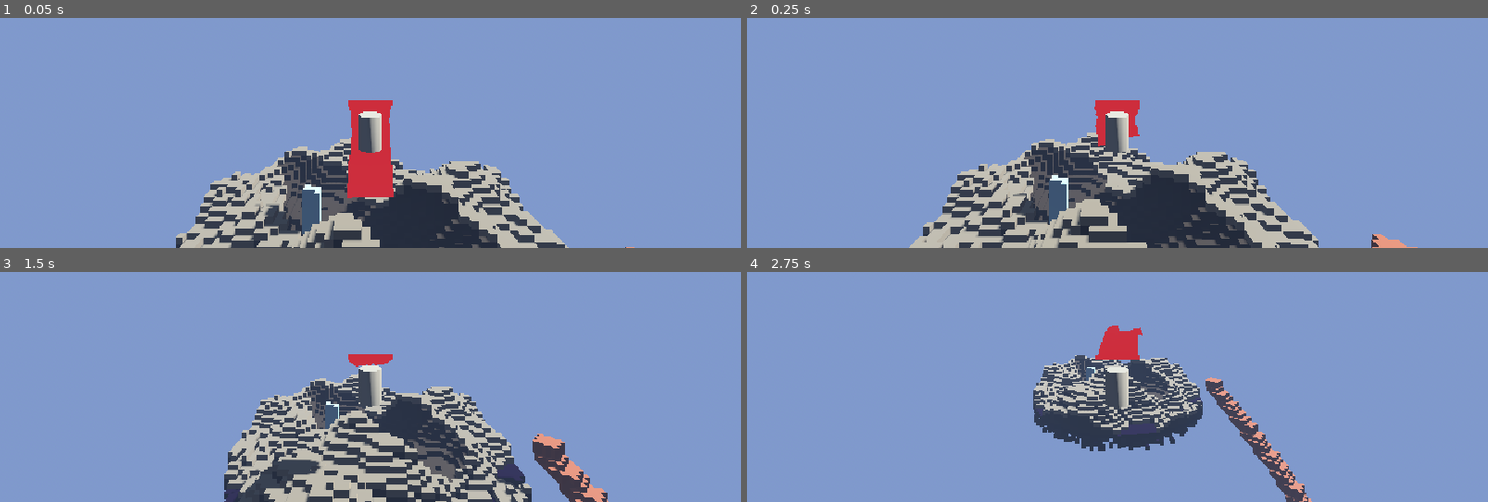
Above: before the commit, frames 1-4 (two rows, left to right).
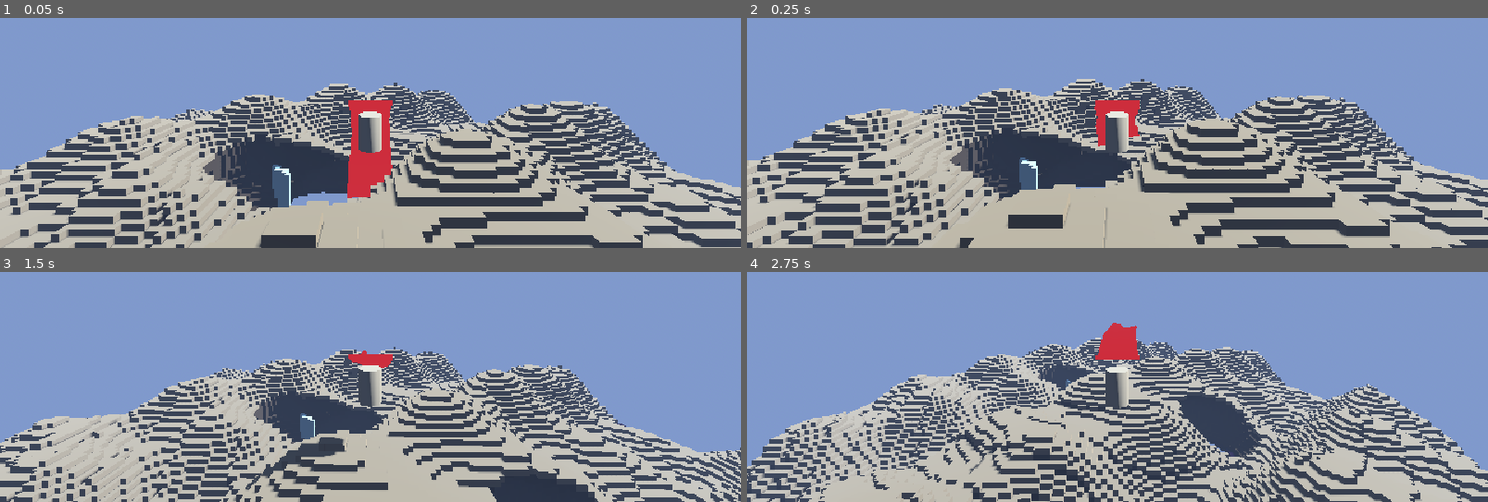
Above: after the commit, the same moments.

Repository: ahmadmuteen64-droid/Ashfall
Game: Godot game, scene res://scenes/world/main.tscn
Two runs of this game, one before a commit and one after it. Both use one fixed random seed, a clock stepped at 60 frames per second and the inputs below.
Inputs (mouse positions are in pixels of both pictures, inside the frame that each line leads up to):
- Up to frame 1 (0.05 s): no input
- Up to frame 2 (0.25 s): no input
- Up to frame 3 (1.5 s): tap Enter at 0.5 s; move the mouse to (407, 292) at 0.52 s; hold E (interact) 0.53-1.28 s; hold S (move_forward) from 0.53 s (still down); click (407, 292) at 0.67 s; tap Space (jump) at 0.77 s; move the mouse to (333, 295) at 1.27 s; tap E (interact) at 1.35 s
- Up to frame 4 (2.75 s): keep holding S (move_forward); tap Space (jump) at 1.52 s; move the mouse to (1132, 285) at 2.02 s; hold J (journal) from 2.03 s (still down); tap E (interact) at 2.3 s

The runs differ from the first frame. In frame 1, 48% of the frame differs, in the area x 0-100%, y 28-100%; in frame 2, 50%, in the area x 0-100%, y 26-100%; in frame 3, 39%; in frame 4, 47%.

Commit message:
feat: 3-4x biome scaling — large islands with proper player-scale proportions
- World expanded: 10x12x10 chunks (64x77x64 world units)
- Island radii: 70-110 voxels (14-22 world units) — proper biome scale
- 12 giant trees with thick 5x5 trunks, large 19x19 canopies
- Dirty-chunk tracking: _set_voxel marks chunks, _rebuild_all only processes occupied chunks
- 145 interactables across all biomes
- All Y coordinates shifted into valid chunk range (cy 0-11)
- Player spawns on Ember Isle surface

Co-Authored-By: Claude <noreply@anthropic.com>

Diff:
--- a/scenes/world/main.tscn
+++ b/scenes/world/main.tscn
@@ -45,7 +45,7 @@
 shadow_enabled = true
 
 [node name="Player" parent="." unique_id=153334260 instance=ExtResource("2_player")]
-transform = Transform3D(1, 0, 0, 0, 1, 0, 0, 0, 1, 8, 36, 8)
+transform = Transform3D(1, 0, 0, 0, 1, 0, 0, 0, 1, 16, 68, 16)
 
 [node name="InteractionSensor" type="Area3D" parent="Player" unique_id=491842941]
 script = ExtResource("4_sensor")
--- a/scripts/systems/voxel_world.gd
+++ b/scripts/systems/voxel_world.gd
@@ -1,6 +1,6 @@
 class_name VoxelWorld
 extends Node3D
-## Sky Island world generator — 5 floating biomes, caves, giant trees, bridges, waterfalls.
+## Sky Island world - 5 massive floating biomes, scaled to the player.
 
 const CHUNK_SIZE: int = 32
 const VOXEL_SIZE: float = 0.2
@@ -12,10 +12,11 @@
 var type_table: Array = []
 var _chunks: Array = []
 var _interactables_spawned: bool = false
-
-@export var chunks_x: int = 8
-@export var chunks_y: int = 8
-@export var chunks_z: int = 8
+var _dirty: Dictionary = {}
+
+@export var chunks_x: int = 10
+@export var chunks_y: int = 12
+@export var chunks_z: int = 10
 
 
 func _ready() -> void:
@@ -30,7 +31,6 @@
 	_create_floor()
 	_rebuild_all()
 	set_process(true)
-	print("VOXEL_WORLD_READY")
 
 
 func _process(_delta: float) -> void:
@@ -143,7 +143,10 @@
 	var cy: int = vy / CHUNK_SIZE
 	var cz: int = vz / CHUNK_SIZE
 	var c: VoxelChunk = _chunk_at(cx, cy, cz)
-	if c: c.set_voxel(vx - cx * CHUNK_SIZE, vy - cy * CHUNK_SIZE, vz - cz * CHUNK_SIZE, type_id)
+	if c:
+		c.set_voxel(vx - cx * CHUNK_SIZE, vy - cy * CHUNK_SIZE, vz - cz * CHUNK_SIZE, type_id)
+		var k: String = str(cx) + "," + str(cy) + "," + str(cz)
+		_dirty[k] = true
 
 
 func _create_floor() -> void:
@@ -161,12 +164,10 @@
 
 
 func _rebuild_all() -> void:
-	for cx in range(chunks_x):
-		for cy in range(chunks_y):
-			for cz in range(chunks_z):
-				var c: VoxelChunk = _chunk_at(cx, cy, cz)
-				if c and c.grid.count(0) < c.grid.size():
-					c.rebuild()
+	for k in _dirty:
+		var p: PackedStringArray = k.split(",")
+		var c: VoxelChunk = _chunk_at(int(p[0]), int(p[1]), int(p[2]))
+		if c: c.rebuild()
 
 
 func _get_voxel_raw(vx: int, vy: int, vz: int) -> int:
@@ -176,14 +177,12 @@
 	return 0
 
 
-## ═══════════════ Sky Islands ═══════════════
-
 func _build_sky_islands() -> void:
-	_build_island(40, 160, 40, 28, 10, "volcanic", ["obsidian","volcanic","stone"])
-	_build_island(120, 100, 120, 36, 14, "forest", ["stone","dirt","stone"])
-	_build_island(80, 72, 160, 24, 8, "crystal", ["stone","obsidian","crystal"])
-	_build_island(160, 48, 80, 24, 8, "ruins", ["ruined_stone","brick","stone"])
-	_build_island(200, 28, 200, 20, 6, "desert", ["sand","gravel","sand"])
+	_build_island(80, 316, 80, 90, 16, "volcanic", ["obsidian","volcanic","stone"])
+	_build_island(250, 196, 250, 110, 22, "forest", ["stone","dirt","stone"])
+	_build_island(160, 126, 360, 80, 14, "crystal", ["stone","obsidian","crystal"])
+	_build_island(380, 66, 160, 80, 12, "ruins", ["ruined_stone","brick","stone"])
+	_build_island(420, 16, 420, 70, 10, "desert", ["sand","gravel","sand"])
 
 
 func _build_island(cx: int, base_y: int, cz: int, radius: int, height: int, _biome: String, layers: Array) -> void:
@@ -195,7 +194,7 @@
 			var edge_factor: float = dist2 / r2
 			var max_h: int = int(float(height) * (1.0 - edge_factor * 0.6))
 			if max_h < 2: max_h = 2
-			max_h += int(round(sin(float(dx) * 0.3) * cos(float(dz) * 0.4) * 2.0 + sin(float(dx + dz) * 0.15) * 3.0))
+			max_h += int(round(sin(float(dx) * 0.15) * cos(float(dz) * 0.2) * 4.0 + sin(float(dx + dz) * 0.08) * 6.0))
 			if max_h < 1: max_h = 1
 			for dy in range(0, max_h):
 				var vy: int = base_y + dy
@@ -205,16 +204,18 @@
 				elif dy == max_h - 1: mat = layers[2]
 				_set_voxel(cx + dx, vy, cz + dz, get_type_id(mat))
 			if edge_factor > 0.5 and max_h < height - 1:
-				for udy in range(-3, 0):
+				for udy in range(-5, 0):
 					var uvy: int = base_y + udy
-					if uvy >= 0 and randf() < 0.3:
+					if uvy >= 0 and randf() < 0.25:
 						_set_voxel(cx + dx, uvy, cz + dz, get_type_id(layers[0]))
 
 
 func _carve_caves() -> void:
-	_carve_hollow(80, 80, 160, 10)
-	_carve_tunnel(25, 170, 25, 55, 170, 55, 6)
-	_carve_tunnel(150, 55, 70, 170, 55, 90, 5)
+	_carve_hollow(160, 131, 360, 18)
+	_carve_hollow(250, 201, 250, 12)
+	_carve_tunnel(55, 321, 55, 110, 321, 100, 8)
+	_carve_tunnel(350, 71, 130, 400, 71, 180, 8)
+	_carve_tunnel(230, 201, 230, 280, 201, 280, 7)
 
 
 func _carve_hollow(center_x: int, center_y: int, center_z: int, radius: int) -> void:
@@ -227,12 +228,12 @@
 
 
 func _carve_tunnel(x1: int, y1: int, z1: int, x2: int, y2: int, z2: int, radius: int) -> void:
-	var steps: int = 40; var r2: float = float(radius * radius)
+	var steps: int = 60; var r2: float = float(radius * radius)
 	for i in range(steps):
 		var t: float = float(i) / float(steps - 1)
-		var px: float = lerpf(float(x1), float(x2), t) + sin(t * 12.0) * 6.0
-		var py: float = lerpf(float(y1), float(y2), t) + cos(t * 8.0) * 3.0
-		var pz: float = lerpf(float(z1), float(z2), t) + cos(t * 10.0) * 5.0
+		var px: float = lerpf(float(x1), float(x2), t) + sin(t * 10.0) * 12.0
+		var py: float = lerpf(float(y1), float(y2), t) + cos(t * 7.0) * 5.0
+		var pz: float = lerpf(float(z1), float(z2), t) + cos(t * 8.0) * 10.0
 		for dx in range(-radius, radius + 1):
 			for dy in range(-radius, radius + 1):
 				for dz in range(-radius, radius + 1):
@@ -242,34 +243,37 @@
 
 func _build_giant_trees() -> void:
 	var wood: int = get_type_id("wood"); var leaves: int = get_type_id("leaves")
-	var trees: Array = [[105,100,105],[135,100,105],[120,100,120],[110,100,135],[130,100,130],[120,100,100]]
+	var trees: Array = []
+	for _i in range(12):
+		trees.append([250 + randi_range(-90, 90), 260, 250 + randi_range(-90, 90)])
 	for tp in trees:
 		var tx: int = tp[0]; var ty: int = tp[1]; var tz: int = tp[2]
-		for sy in range(ty + 30, ty, -1):
+		for sy in range(ty + 50, ty, -1):
 			if _get_voxel_raw(tx, sy, tz) > 0: ty = sy + 1; break
-		var trunk_h: int = randi_range(10, 15)
+		var trunk_h: int = randi_range(20, 35)
 		for h in range(trunk_h):
-			for tdx in range(-2, 3):
-				for tdz in range(-2, 3):
-					if abs(tdx) <= 1 and abs(tdz) <= 1:
+			for tdx in range(-3, 4):
+				for tdz in range(-3, 4):
+					if abs(tdx) <= 2 and abs(tdz) <= 2:
 						_set_voxel(tx + tdx, ty + h, tz + tdz, wood)
 		var canopy_y: int = ty + trunk_h
-		for ldx in range(-5, 6):
-			for ldy in range(-3, 5):
-				for ldz in range(-5, 6):
-					if float(ldx*ldx + ldy*ldy*0.7 + ldz*ldz) <= 25.0 and randf() > 0.15:
+		for ldx in range(-9, 10):
+			for ldy in range(-5, 9):
+				for ldz in range(-9, 10):
+					if float(ldx*ldx + ldy*ldy*0.6 + ldz*ldz) <= 70.0 and randf() > 0.2:
 						_set_voxel(tx + ldx, canopy_y + ldy, tz + ldz, leaves)
-		for rdx in range(-2, 3):
-			for rdz in range(-2, 3):
-				if abs(rdx) + abs(rdz) <= 3:
-					_set_voxel(tx + rdx, ty - 1, tz + rdz, wood)
+		for rdx in range(-4, 5):
+			for rdz in range(-4, 5):
+				if abs(rdx) + abs(rdz) <= 5:
+					for rdy in range(-3, 0):
+						_set_voxel(tx + rdx, ty + rdy, tz + rdz, wood)
 
 
 func _paint_surface() -> void:
 	var grass: int = get_type_id("grass"); var dirt: int = get_type_id("dirt"); var stone: int = get_type_id("stone")
-	for vx in range(90, 150):
-		for vz in range(90, 150):
-			for vy in range(50, 140):
+	for vx in range(150, 350):
+		for vz in range(150, 350):
+			for vy in range(72, 320):
 				var tid: int = _get_voxel_raw(vx, vy, vz)
 				if tid == dirt or tid == stone:
 					if _get_voxel_raw(vx, vy + 1, vz) == 0:
@@ -277,10 +281,10 @@
 
 
 func _build_bridges() -> void:
-	_build_bridge_arch(70, 168, 50, 100, 108, 100, "brick")
-	_build_bridge_arch(100, 108, 150, 70, 80, 160, "wood")
-	_build_bridge_arch(155, 55, 100, 140, 102, 110, "brick")
-	_build_bridge_arch(90, 80, 170, 195, 35, 190, "wood")
+	_build_bridge_arch(76, 324, 110, 72, 208, 72, "brick")
+	_build_bridge_arch(220, 208, 310, 72, 70, 360, "wood")
+	_build_bridge_arch(330, 76, 72, 300, 204, 280, "brick")
+	_build_bridge_arch(190, 70, 326, 380, 24, 326, "wood")
 
 
 func _build_bridge_arch(x1: int, y1: int, z1: int, x2: int, y2: int, z2: int, mat: String) -> void:
@@ -290,45 +294,50 @@
 		var t: float = float(i) / float(steps)
 		var bx: int = int(lerpf(float(x1), float(x2), t))
 		var bz: int = int(lerpf(float(z1), float(z2), t))
-		var by: int = int(lerpf(float(y1), float(y2), t)) + int(sin(t * PI) * 6.0)
-		for wdx in range(-2, 3):
-			for wdz in range(-2, 3):
-				if abs(wdx) + abs(wdz) <= 2:
+		var by: int = int(lerpf(float(y1), float(y2), t)) + int(sin(t * PI) * 10.0)
+		for wdx in range(-3, 4):
+			for wdz in range(-3, 4):
+				if abs(wdx) + abs(wdz) <= 3:
 					_set_voxel(bx + wdx, by, bz + wdz, mid)
-				if abs(wdx) <= 1 and abs(wdz) <= 1:
+				if abs(wdx) <= 2 and abs(wdz) <= 2:
 					_set_voxel(bx + wdx, by - 1, bz + wdz, mid)
 
 
 func _build_waterfalls() -> void:
 	var ice: int = get_type_id("ice")
-	var falls: Array = [[30,168,35,12],[55,168,30,14],[130,102,150,10],[100,102,140,12],[70,78,170,8],[95,78,165,10],[165,50,85,9],[175,50,75,7]]
+	var falls: Array = [
+		[60,324,60,20],[100,324,50,18],[72,208,160,15],[240,208,330,14],
+		[76,70,340,14],[180,70,370,12],[360,76,76,16],[400,76,170,14],
+		[400,24,400,12],[440,24,430,14]
+	]
 	for fp in falls:
 		for dy in range(fp[3]):
-			for w in range(-1, 2):
+			for w in range(-2, 3):
 				_set_voxel(fp[0] + w, fp[1] - dy, fp[2] + w, ice)
-				_set_voxel(fp[0] + w, fp[1] - dy, fp[2], ice)
+				if abs(w) <= 1:
+					_set_voxel(fp[0] + w, fp[1] - dy, fp[2], ice)
 
 
 func spawn_interactables() -> void:
-	_spawn_in_region(25,170,25,15,"ash_fragment",Interactable.InteractType.EXAMINE,{"type":"volcanic"},5)
-	_spawn_in_region(35,175,35,10,"volcanic_core",Interactable.InteractType.ACTIVATE,{"type":"volcanic"},2)
-	_spawn_in_region(105,110,105,20,"herb_cluster",Interactable.InteractType.COLLECT,{"type":"flora"},6)
-	_spawn_in_region(115,108,115,15,"ancient_bark",Interactable.InteractType.EXAMINE,{"type":"flora"},3)
-	_spawn_in_region(120,112,120,12,"glowing_mushroom",Interactable.InteractType.EXAMINE,{"type":"fungus"},2)
-	_spawn_in_region(70,80,150,12,"crystal_shard",Interactable.InteractType.EXAMINE,{"type":"mineral"},5)
-	_spawn_in_region(80,76,160,8,"geode",Interactable.InteractType.ACTIVATE,{"type":"mineral"},2)
-	_spawn_in_region(78,84,158,6,"glowing_fungus",Interactable.InteractType.COLLECT,{"type":"fungus"},4)
-	_spawn_in_region(150,56,70,12,"ancient_stone",Interactable.InteractType.EXAMINE,{"type":"ruins"},4)
-	_spawn_in_region(160,54,80,10,"moss_sample",Interactable.InteractType.COLLECT,{"type":"flora"},3)
-	_spawn_in_region(155,52,75,8,"broken_tablet",Interactable.InteractType.EXAMINE,{"type":"ruins"},2)
-	_spawn_in_region(165,54,80,5,"ore_deposit",Interactable.InteractType.EXAMINE,{"type":"mineral"},3)
-	_spawn_in_region(195,36,195,8,"sand_tablet",Interactable.InteractType.ACTIVATE,{"type":"artifact"},3)
-	_spawn_in_region(200,34,200,6,"sunken_relic",Interactable.InteractType.EXAMINE,{"type":"artifact"},2)
+	_spawn_in_region(50,321,50,50,"ash_fragment",Interactable.InteractType.EXAMINE,{"type":"volcanic"},15)
+	_spawn_in_region(70,326,70,40,"volcanic_core",Interactable.InteractType.ACTIVATE,{"type":"volcanic"},6)
+	_spawn_in_region(230,206,230,70,"herb_cluster",Interactable.InteractType.COLLECT,{"type":"flora"},18)
+	_spawn_in_region(250,204,250,50,"ancient_bark",Interactable.InteractType.EXAMINE,{"type":"flora"},10)
+	_spawn_in_region(260,208,260,40,"glowing_mushroom",Interactable.InteractType.EXAMINE,{"type":"fungus"},8)
+	_spawn_in_region(150,134,340,45,"crystal_shard",Interactable.InteractType.EXAMINE,{"type":"mineral"},14)
+	_spawn_in_region(160,131,360,30,"geode",Interactable.InteractType.ACTIVATE,{"type":"mineral"},6)
+	_spawn_in_region(155,136,355,20,"glowing_fungus",Interactable.InteractType.COLLECT,{"type":"fungus"},10)
+	_spawn_in_region(360,74,140,45,"ancient_stone",Interactable.InteractType.EXAMINE,{"type":"ruins"},12)
+	_spawn_in_region(380,72,160,35,"moss_sample",Interactable.InteractType.COLLECT,{"type":"flora"},10)
+	_spawn_in_region(370,70,150,25,"broken_tablet",Interactable.InteractType.EXAMINE,{"type":"ruins"},8)
+	_spawn_in_region(390,71,170,20,"ore_deposit",Interactable.InteractType.EXAMINE,{"type":"mineral"},10)
+	_spawn_in_region(410,24,410,35,"sand_tablet",Interactable.InteractType.ACTIVATE,{"type":"artifact"},10)
+	_spawn_in_region(425,22,425,25,"sunken_relic",Interactable.InteractType.EXAMINE,{"type":"artifact"},8)
 
 
 func _spawn_in_region(cx: int, cy: int, cz: int, r: int, id: String, itype: int, props: Dictionary, count: int) -> void:
 	for _i in range(count):
-		_spawn_one(Vector3((cx+randf_range(-r,r))*VOXEL_SIZE,(cy+randf_range(-2,3))*VOXEL_SIZE,(cz+randf_range(-r,r))*VOXEL_SIZE),id,itype,id,props)
+		_spawn_one(Vector3((cx+randf_range(-r,r))*VOXEL_SIZE,(cy+randf_range(-3,5))*VOXEL_SIZE,(cz+randf_range(-r,r))*VOXEL_SIZE),id,itype,id,props)
 
 
 func _spawn_one(pos: Vector3, id: String, itype: int, obs_id: String, props: Dictionary) -> void:
